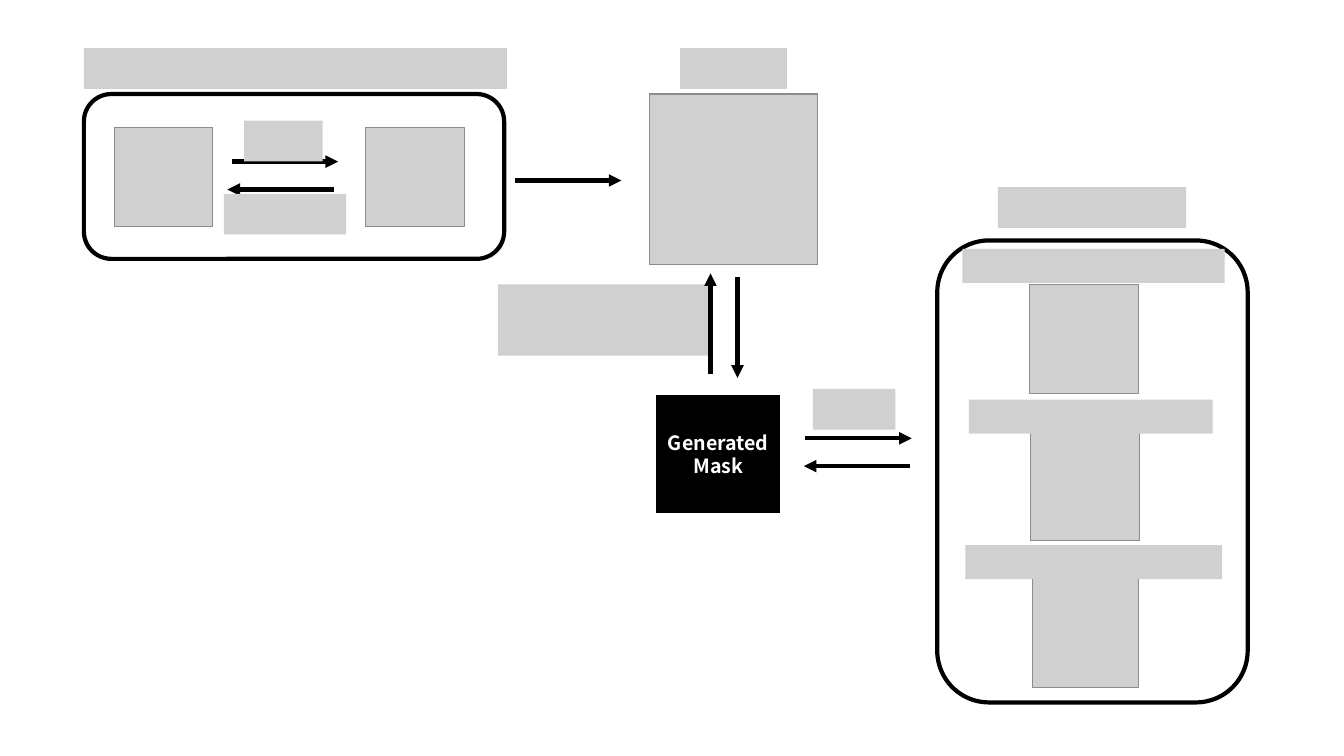
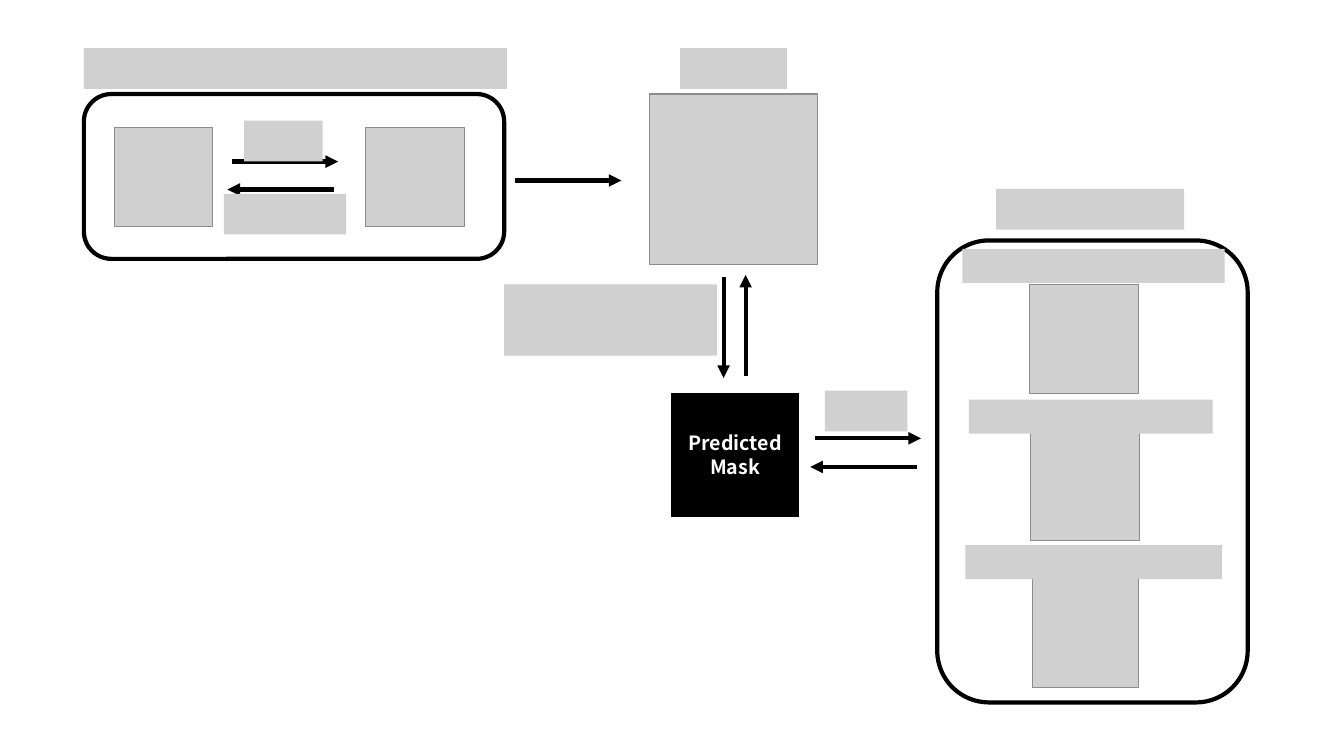
Before and after one commit to decoderkurt/research_project_school_of_ai_2019, a slide deck: slide 1 of oneshotgo/data/res/flow.pptx. Drawn at 1344x756 pixels with LibreOffice and Linux fonts; fonts in the diff are those of the drawing; grey boxes stand for pictures. Boxes give left, top, right and bottom in pixels: in the first picture for what was removed or moved away, otherwise in the second. Text is boxed around its words. In the diff, an @@ line names an element or a change of style, - is before the commit and + after.

```diff
--- a/oneshotgo/data/res/flow.pptx
+++ b/oneshotgo/data/res/flow.pptx
@@ picture: place and size @@
-picture at [498,284,711,356]
+picture at [504,284,717,356]
@@ arrow moved from (738, 277) - (738, 378) to (724, 277) - (724, 378) @@
@@ arrow moved from (711, 374) - (711, 273) to (746, 376) - (746, 275) @@
@@ rectangle "Predicted": place and size @@
-rectangle "Predicted" at [657,395,779,512]
+rectangle "Predicted" at [673,394,799,516]
@@ picture: place and size @@
-picture at [814,389,896,430]
+picture at [825,391,907,432]
@@ text in rectangle at [688,434,781,451]: text changed @@
-Generated
+Predicted
@@ arrow moved from (806, 439) - (911, 439) to (815, 439) - (922, 439) @@
@@ arrow moved from (910, 466) - (804, 466) to (917, 467) - (811, 467) @@
```
Also in this commit, not shown: 2 other files.
